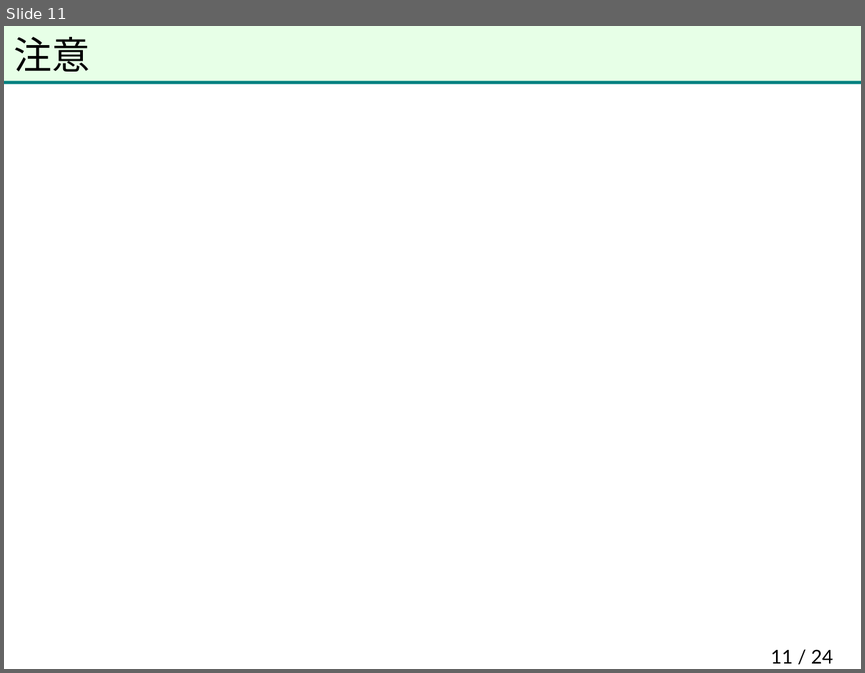
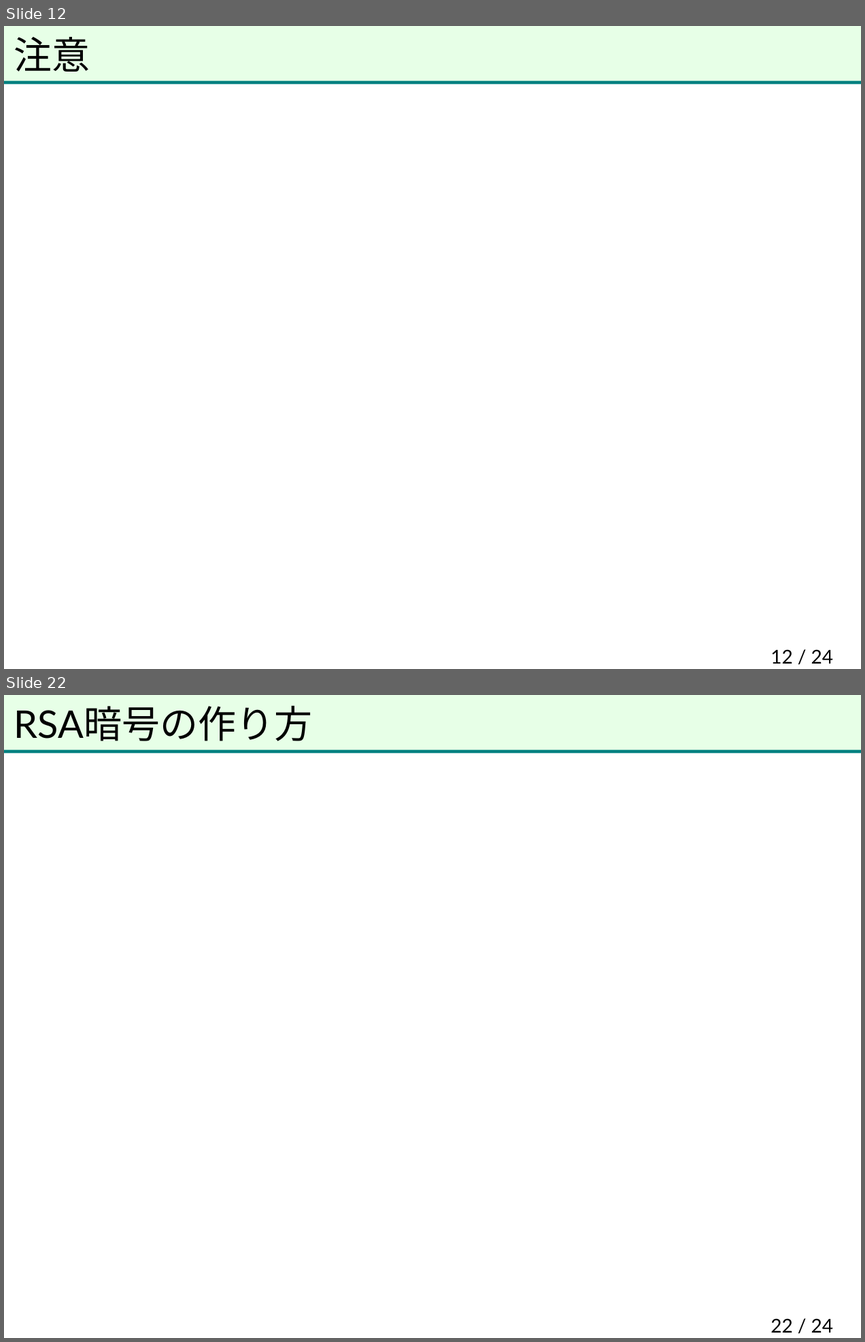
Before and after one commit to herumi/anninbon, a slide deck: lec/anninbon5.pptx. Shown one above the other, each under a label of ours: slide 11 before the commit, slides 12 and 22 after it; the slides between them are not shown. The pictures are 865x673 and 865x1342 pixels, drawn with LibreOffice and Linux fonts; fonts in the diff are those of the drawing; background and template pictures are left out. Boxes give left, top, right and bottom in pixels: in the first picture for what was removed or moved away, otherwise in the second. Text is boxed around its words. In the diff, an @@ line names an element or a change of style, - is before the commit and + after.

```diff
--- a/lec/anninbon5.pptx
+++ b/lec/anninbon5.pptx
@@ slide 22 added at (4,695,861,1338), background picture (left out); not listed: 2 template elements that a slide beside it also shows @@
@@ title added at (14,705,312,741), 32 pt, text #000000 @@
+RSA暗号の作り方
@@ page number added at (770,1318,833,1332), 16 pt, text #000000 @@
+22 / 24
@@ what was slide 11 is now slide 12 @@
@@ page number at (770,649,833,663): text changed @@
-11 / 24
+12 / 24
```
Also in this commit, not shown: 17 other slides added.
